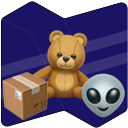
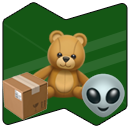
Layered file, before and after one edit (128×128). Changes by layer:
removed layer "Logo NWD" over (1, 1, 128, 128)
added group "NetWorkedDatas Logo" with 6 layers over (3, 3, 127, 125)
added layer "White" (20%) in group "NetWorkedDatas Logo" over (4, 23, 126, 105)
added layer "background Colored green" in group "NetWorkedDatas Logo" over (3, 3, 127, 125)
